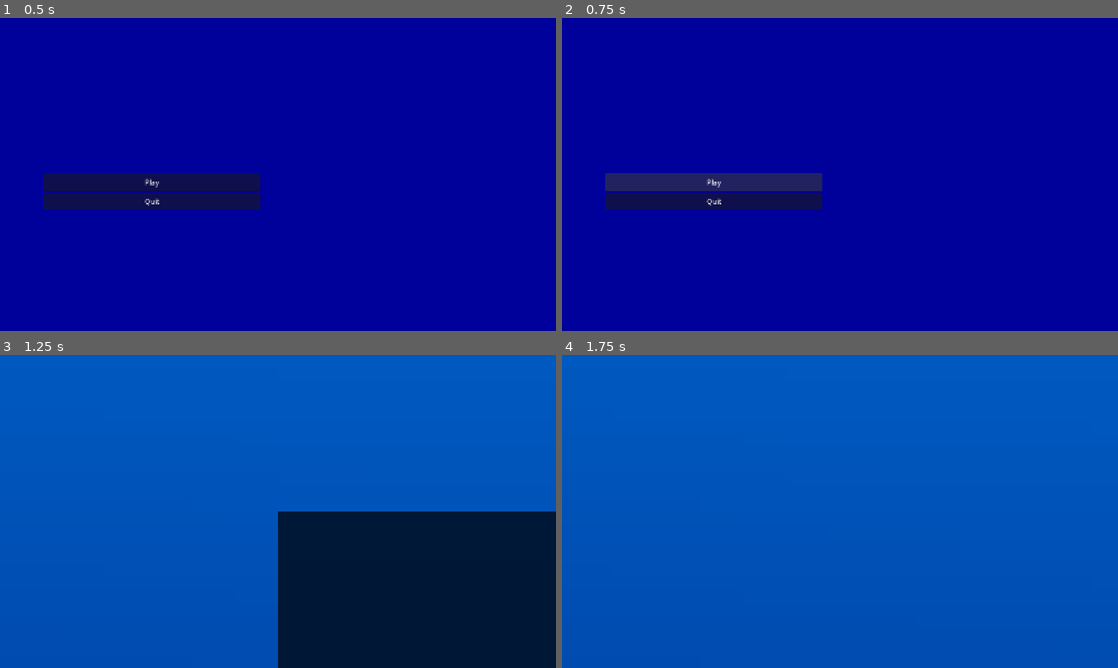
Above: before the commit, frames 1-4 (two rows, left to right).
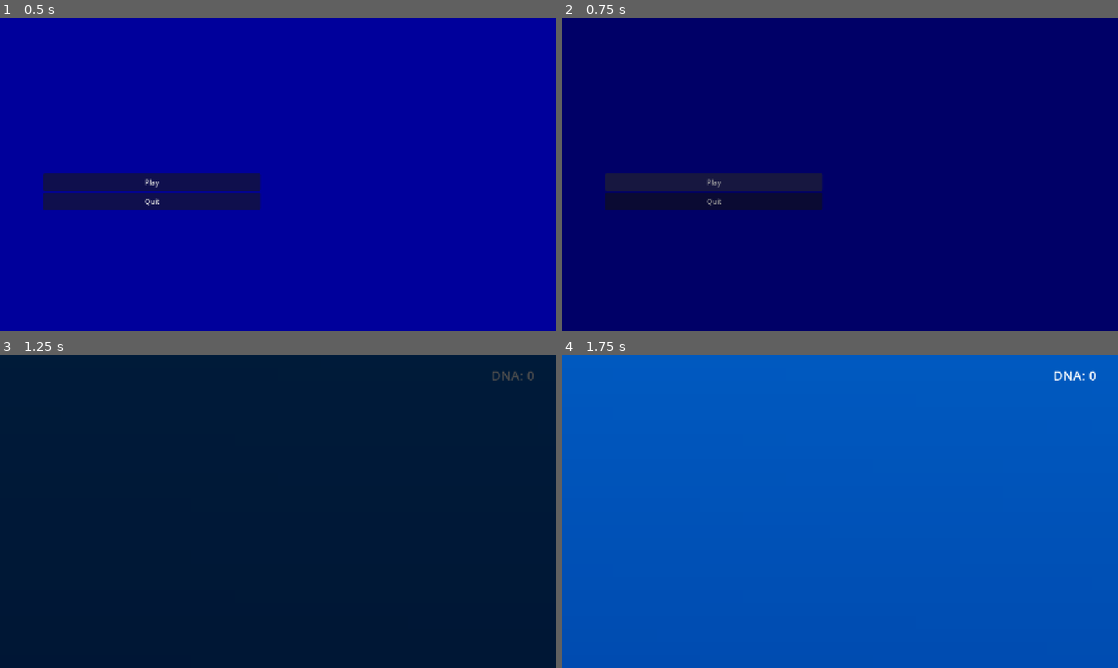
Above: after the commit, the same moments.

Repository: Lucasc0-Git/fishstem
Game: Godot game, scene res://scenes/ui/start_scene.tscn
Same seed, same stepped clock (60 frames per second), same inputs: the game is played once before the commit and once after it.
Inputs:
- Up to frame 1 (0.5 s): no input
- Up to frame 2 (0.75 s): click "Play" at 0.5 s
- Up to frame 3 (1.25 s): no input
- Up to frame 4 (1.75 s): hold D (move_right) from 1.28 s (still down)

Frame 1 is identical in both runs. In frame 2, 100% of the frame differs, in the area x 0-100%, y 0-100%; in frame 3, 75%; in frame 4, 0.1%.

Commit message:
Added DNA points - game currency

Diff:
--- a/autoload/GameManager.gd
+++ b/autoload/GameManager.gd
@@ -2,7 +2,27 @@
 
 var main: Main = null
 var main_scene_filepath: String = "res://scenes/main/Main.tscn"
+var game_loaded: bool = false
 
+var dna: int = 0
+
+signal dna_changed()
+
+
+func add_dna(amount: int) -> void:
+	if amount < 0: return
+	dna += amount
+	dna_changed.emit()
+
+func remove_dna(amount: int) -> void:
+	if amount < 0: return
+	dna += amount
+	dna_changed.emit()
+
+func set_dna(amount: int) -> void:
+	if amount < 0: return
+	dna = amount
+	dna_changed.emit()
 
 func start_game() -> void:
 	SceneTransition.change_scene_to_file(main_scene_filepath)
--- /dev/null
+++ b/autoload/SaveManager.gd
@@ -0,0 +1 @@
+extends Node
--- a/autoload/SceneTransition.gd
+++ b/autoload/SceneTransition.gd
@@ -1,8 +1,7 @@
-extends Control
+extends CanvasLayer
 
 
-@onready var anim_player: AnimationPlayer = $AnimationPlayer
-
+@onready var anim_player: AnimationPlayer = $Control/AnimationPlayer
 
 
 
--- a/autoload/SceneTransition.tscn
+++ b/autoload/SceneTransition.tscn
@@ -7,14 +7,14 @@
 tracks/0/type = "value"
 tracks/0/imported = false
 tracks/0/enabled = true
-tracks/0/path = NodePath("ColorRect:modulate")
+tracks/0/path = NodePath("Control/ColorRect:modulate")
 tracks/0/interp = 1
 tracks/0/loop_wrap = true
 tracks/0/keys = {
 "times": PackedFloat32Array(0),
 "transitions": PackedFloat32Array(1),
 "update": 0,
-"values": [Color(1, 1, 1, 1)]
+"values": [Color(1, 1, 1, 0)]
 }
 
 [sub_resource type="Animation" id="Animation_ek7s4"]
@@ -23,7 +23,7 @@
 tracks/0/type = "value"
 tracks/0/imported = false
 tracks/0/enabled = true
-tracks/0/path = NodePath("ColorRect:modulate")
+tracks/0/path = NodePath("Control/ColorRect:modulate")
 tracks/0/interp = 1
 tracks/0/loop_wrap = true
 tracks/0/keys = {
@@ -39,7 +39,7 @@
 tracks/0/type = "value"
 tracks/0/imported = false
 tracks/0/enabled = true
-tracks/0/path = NodePath("ColorRect:modulate")
+tracks/0/path = NodePath("Control/ColorRect:modulate")
 tracks/0/interp = 1
 tracks/0/loop_wrap = true
 tracks/0/keys = {
@@ -56,24 +56,30 @@
 &"trans_show": SubResource("Animation_tsno3")
 }
 
-[node name="SceneTransition" type="Control" unique_id=1256056532]
-z_index = 4096
+[node name="SceneTransition" type="CanvasLayer" unique_id=1766858746]
+layer = 500
+script = ExtResource("1_umwhv")
+
+[node name="Control" type="Control" parent="." unique_id=1879265824]
 layout_mode = 3
 anchors_preset = 15
 anchor_right = 1.0
 anchor_bottom = 1.0
 grow_horizontal = 2
 grow_vertical = 2
-script = ExtResource("1_umwhv")
+mouse_filter = 2
 
-[node name="ColorRect" type="ColorRect" parent="." unique_id=1122978083]
+[node name="ColorRect" type="ColorRect" parent="Control" unique_id=1122978083]
+modulate = Color(1, 1, 1, 0)
 layout_mode = 1
 anchors_preset = 15
 anchor_right = 1.0
 anchor_bottom = 1.0
 grow_horizontal = 2
 grow_vertical = 2
+mouse_filter = 2
 color = Color(0, 0, 0, 1)
 
-[node name="AnimationPlayer" type="AnimationPlayer" parent="." unique_id=2005995184]
+[node name="AnimationPlayer" type="AnimationPlayer" parent="Control" unique_id=2005995184]
+root_node = NodePath("../..")
 libraries/ = SubResource("AnimationLibrary_ln7hx")
--- a/project.godot
+++ b/project.godot
@@ -22,6 +22,7 @@
 
 GameManager="*uid://oqr7x7guppvw"
 SceneTransition="*uid://bp5bn0wnlc2vy"
+SaveManager="*uid://bwcqd0txjayp6"
 
 [display]
 
@@ -34,6 +35,15 @@
 
 version_control/plugin_name="GitPlugin"
 version_control/autoload_on_startup=true
+
+[file_customization]
+
+folder_colors={
+"res://autoload/": "red",
+"res://scenes/": "blue",
+"res://scripts/": "purple",
+"res://textures/": "pink"
+}
 
 [input]
 
--- a/scenes/main/Main.tscn
+++ b/scenes/main/Main.tscn
@@ -3,6 +3,7 @@
 [ext_resource type="Script" uid="uid://dp1jpeecn6l64" path="res://scripts/main/main.gd" id="1_u1xfj"]
 [ext_resource type="PackedScene" uid="uid://bsqel7s421yol" path="res://scenes/player/player.tscn" id="2_nha0i"]
 [ext_resource type="PackedScene" uid="uid://briawxeyv1odu" path="res://scenes/map/map.tscn" id="2_q24mn"]
+[ext_resource type="PackedScene" uid="uid://bpagoqi6yagt1" path="res://scenes/ui/hud.tscn" id="4_gyg6b"]
 
 [node name="Main" type="Node2D" unique_id=1898294840]
 script = ExtResource("1_u1xfj")
@@ -11,3 +12,5 @@
 
 [node name="Player" parent="." unique_id=1488650876 instance=ExtResource("2_nha0i")]
 z_index = 1
+
+[node name="HUD" parent="." unique_id=2110349245 instance=ExtResource("4_gyg6b")]
--- /dev/null
+++ b/scenes/ui/hud.tscn
@@ -0,0 +1,33 @@
+[gd_scene format=3 uid="uid://bpagoqi6yagt1"]
+
+[ext_resource type="Script" uid="uid://desyhk15fndx8" path="res://scripts/ui/hud.gd" id="1_0mwgc"]
+
+[sub_resource type="LabelSettings" id="LabelSettings_2a8ad"]
+font_size = 30
+
+[node name="HUD" type="CanvasLayer" unique_id=2110349245]
+layer = 7
+script = ExtResource("1_0mwgc")
+
+[node name="Control" type="Control" parent="." unique_id=1880303209]
+layout_mode = 3
+anchors_preset = 15
+anchor_right = 1.0
+anchor_bottom = 1.0
+grow_horizontal = 2
+grow_vertical = 2
+
+[node name="DNALabel" type="Label" parent="Control" unique_id=1663573216]
+custom_minimum_size = Vector2(200, 40)
+layout_mode = 1
+anchors_preset = 1
+anchor_left = 1.0
+anchor_right = 1.0
+offset_left = -150.0
+offset_top = 25.0
+offset_right = -50.0
+offset_bottom = 65.0
+grow_horizontal = 0
+text = "DNA: 0"
+label_settings = SubResource("LabelSettings_2a8ad")
+horizontal_alignment = 2
--- a/scripts/main/main.gd
+++ b/scripts/main/main.gd
@@ -1,2 +1,9 @@
 extends Node2D
 class_name Main
+
+
+
+
+func _ready() -> void:
+	await get_tree().process_frame
+	GameManager.game_loaded = true
--- /dev/null
+++ b/scripts/ui/hud.gd
@@ -0,0 +1,20 @@
+extends CanvasLayer
+class_name HUD
+
+
+
+@onready var dna_label: Label = $Control/DNALabel
+
+
+func _ready() -> void:
+	while not GameManager.game_loaded:
+		await get_tree().process_frame
+
+	if dna_label:
+		dna_label.text = "DNA: %s" % [GameManager.dna]
+
+	GameManager.dna_changed.connect(_on_dna_changed)
+
+func _on_dna_changed() -> void:
+	if not dna_label: return
+	dna_label.text = "DNA: %s" % [GameManager.dna]
Not shown, added: autoload/SaveManager.gd.uid
Not shown, added: scripts/ui/hud.gd.uid
